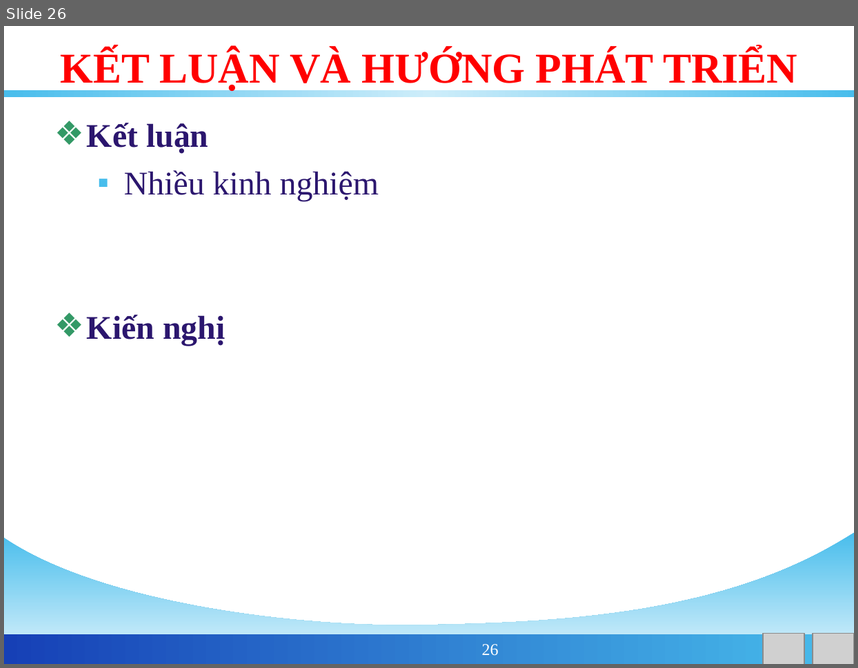
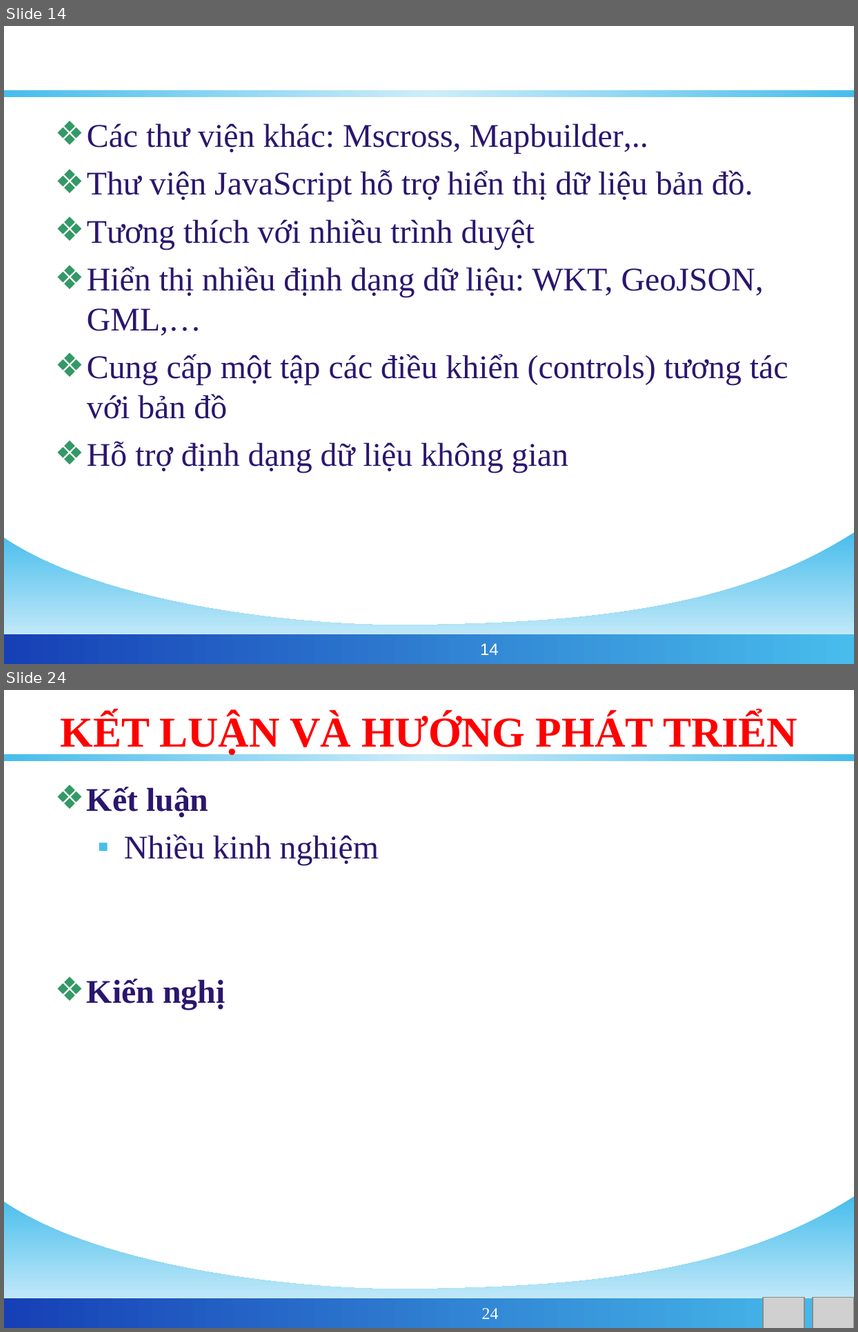
Before and after one commit to phamngsinh/cantho-webgis, a slide deck: Document/Bao Cao/BaoCaoLuanVan.ppt. Shown one above the other, each under a label of ours: slide 26 before the commit, slides 14 and 24 after it; the slides between them are not shown. The pictures are 858x668 and 858x1332 pixels, drawn with LibreOffice and Linux fonts; fonts in the diff are those of the drawing; grey boxes stand for pictures; background and template pictures are left out. Boxes give left, top, right and bottom in pixels: in the first picture for what was removed or moved away, otherwise in the second. Text is boxed around its words. In the diff, an @@ line names an element or a change of style, - is before the commit and + after.

```diff
--- a/Document/Bao Cao/BaoCaoLuanVan.ppt
+++ b/Document/Bao Cao/BaoCaoLuanVan.ppt
@@ slide 14 added at (x1=4, y1=26, x2=854, y2=664), background #FFFFFF; not listed: 3 template elements that a slide beside it also shows @@
@@ title added at (x1=290, y1=46, x2=567, y2=90), 32 pt, text #FFFFFF, bold @@
+OPENLAYERS
@@ text added at (x1=87, y1=123, x2=789, y2=472), 28 pt, text #2B166E @@
+❖ Các thư viện khác: Mscross, Mapbuilder,..
+❖ Thư viện JavaScript hỗ trợ hiển thị dữ liệu bản đồ.
+❖ Tương thích với nhiều trình duyệt
+❖ Hiển thị nhiều định dạng dữ liệu: WKT, GeoJSON, GML,…
+❖ Cung cấp một tập các điều khiển (controls) tương tác với bản đồ
+❖ Hỗ trợ định dạng dữ liệu không gian
@@ page number added at (x1=480, y1=643, x2=499, y2=655), 14 pt, text #FFFFFF @@
+14
@@ what was slide 26 is now slide 24 @@
@@ page number at (x1=482, y1=1308, x2=499, y2=1319): text changed @@
-26
+24
```
Also in this commit, not shown: 12 slides changed, 2 other slides added, 5 slides removed, 1 other file.
